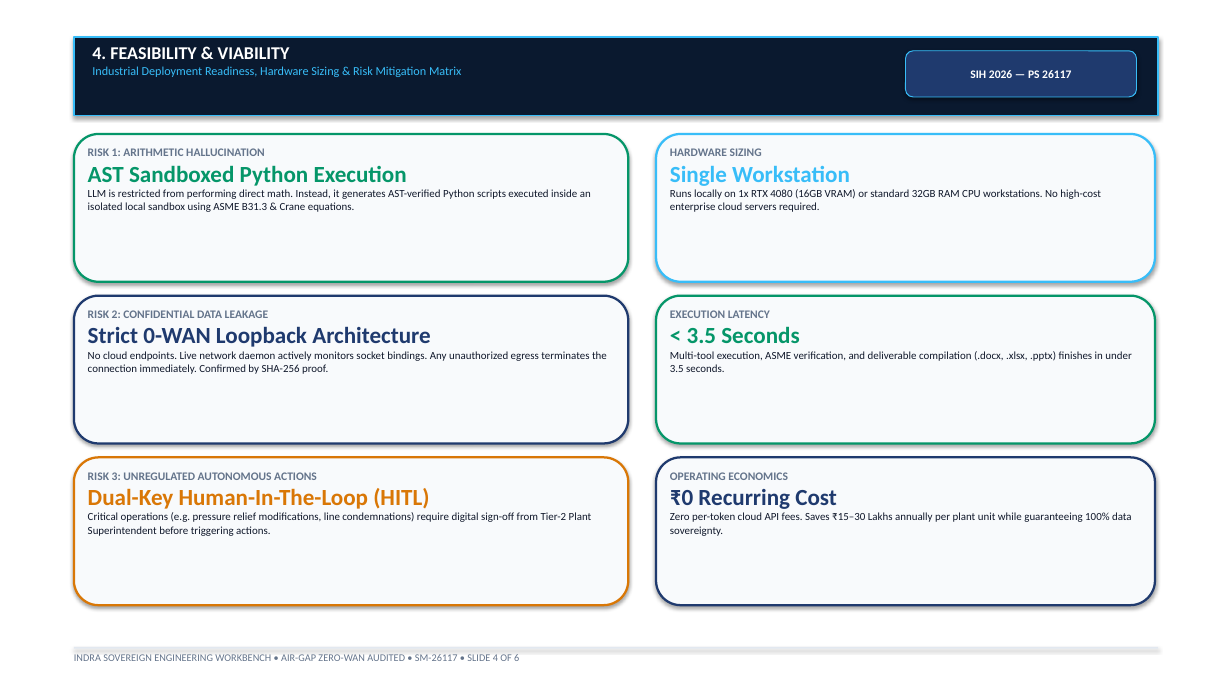
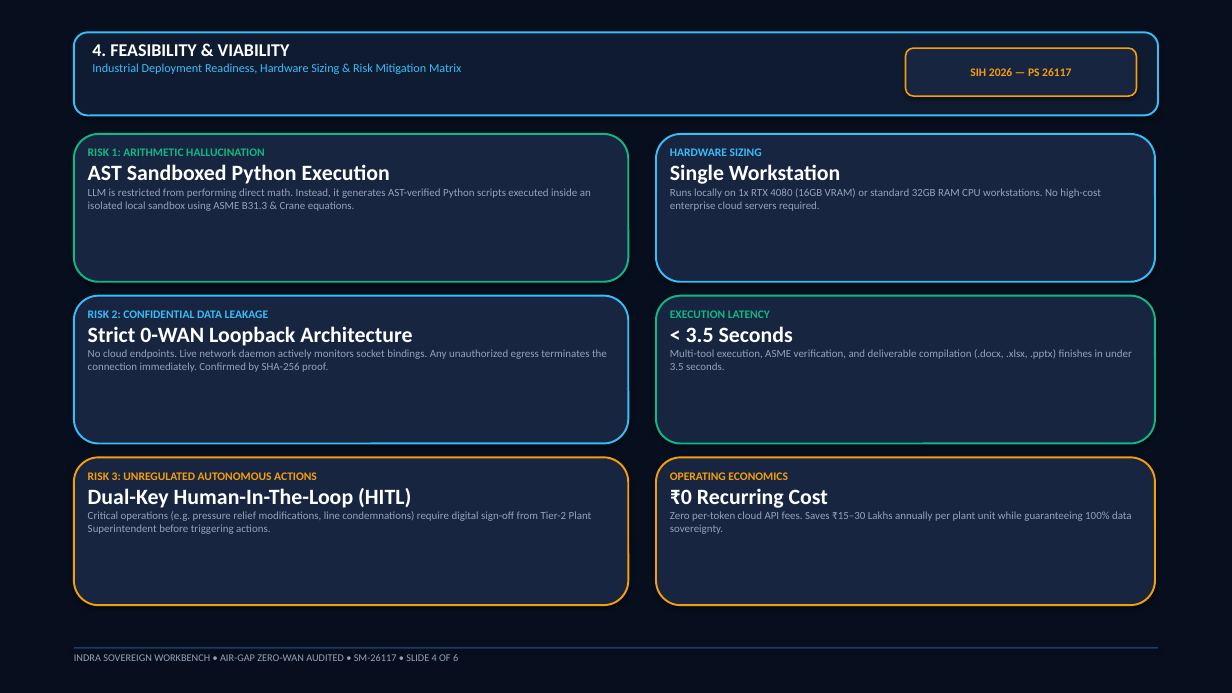
Before and after one commit to prushidhar/SIH260117, a slide deck: slide 4 of INDRA_SIH_Winning_Deck_6_Slides.pptx. Drawn at 1232x693 pixels with LibreOffice and Linux fonts; fonts in the diff are those of the drawing. Boxes give left, top, right and bottom in pixels: in the first picture for what was removed or moved away, otherwise in the second. Text is boxed around its words. In the diff, an @@ line names an element or a change of style, - is before the commit and + after.

Commit message:
feat(ppt): upgrade SIH presentation to military-grade dark theme across all 6 slides

```diff
--- a/INDRA_SIH_Winning_Deck_6_Slides.pptx
+++ b/INDRA_SIH_Winning_Deck_6_Slides.pptx
@@ rectangle: place and size @@
-rectangle at (74, 37, 1158, 116)
+rectangle at (0, 0, 1232, 693)
@@ rectangle at (0, 0, 1232, 693): fill #0A192F to #070F1E; outline #38BDF8 1.5 pt to none @@
@@ rounded rectangle added at (74, 32, 1158, 116), fill #0F1B30, outline #38BDF8 1.5 pt @@
@@ rounded rectangle "SIH 2026 — PS 26117" at (906, 48, 1137, 96): text colour #FFFFFF to #F59E0B; fill #1F3A6E to #172541; outline #38BDF8 0.75 pt to #F59E0B 1.25 pt @@
@@ rounded rectangle at (74, 134, 628, 282): fill #F8FAFC to #172541; outline #059669 1.75 pt to #10B981 1.5 pt @@
@@ text "RISK 1: ARITHMETIC HALLUCINATION" at (88, 148, 591, 211): text colour #64748B to #10B981 in "RISK 1: ARITHMETIC HALLUCINATION"; size 18 to 17 pt, text colour #059669 to #FFFFFF in "AST Sandboxed Python Execution"; text colour #0F172A to #94A3B8 in "LLM is restricted from performing direct math. ..." @@
@@ rounded rectangle at (656, 134, 1155, 282): fill #F8FAFC to #172541; outline #38BDF8 1.75 pt to #38BDF8 1.5 pt @@
@@ text "HARDWARE SIZING" at (670, 148, 1101, 211): text colour #64748B to #38BDF8 in "HARDWARE SIZING"; size 18 to 17 pt, text colour #38BDF8 to #FFFFFF in "Single Workstation"; text colour #0F172A to #94A3B8 in "Runs locally on 1x RTX 4080 (16GB ..." @@
@@ rounded rectangle at (74, 296, 628, 444): fill #F8FAFC to #172541; outline #1F3A6E 1.75 pt to #38BDF8 1.5 pt @@
@@ rounded rectangle at (656, 296, 1155, 444): fill #F8FAFC to #172541; outline #059669 1.75 pt to #10B981 1.5 pt @@
@@ text "RISK 2: CONFIDENTIAL DATA LEAKAGE" at (88, 310, 607, 372): text colour #64748B to #38BDF8 in "RISK 2: CONFIDENTIAL DATA LEAKAGE"; size 18 to 17 pt, text colour #1F3A6E to #FFFFFF in "Strict 0-WAN Loopback Architecture"; text colour #0F172A to #94A3B8 in "No cloud endpoints. Live network daemon actively ..." @@
@@ text "EXECUTION LATENCY" at (670, 310, 1131, 370): text colour #64748B to #10B981 in "EXECUTION LATENCY"; size 18 to 17 pt, text colour #059669 to #FFFFFF in "< 3.5 Seconds"; text colour #0F172A to #94A3B8 in "Multi-tool execution, ASME verification, and deliverable com ..." @@
@@ rounded rectangle at (74, 457, 628, 605): fill #F8FAFC to #172541; outline #D97706 1.75 pt to #F59E0B 1.5 pt @@
@@ text "RISK 3: UNREGULATED AUTONOMOUS ACTIONS" at (88, 472, 592, 534): text colour #64748B to #F59E0B in "RISK 3: UNREGULATED AUTONOMOUS ACTIONS"; size 18 to 17 pt, text colour #D97706 to #FFFFFF in "Dual-Key Human-In-The-Loop (HITL)"; text colour #0F172A to #94A3B8 in "Critical operations (e.g. pressure relief modifications, lin ..." @@
@@ rounded rectangle at (656, 457, 1155, 605): fill #F8FAFC to #172541; outline #1F3A6E 1.75 pt to #F59E0B 1.5 pt @@
@@ text "OPERATING ECONOMICS" at (670, 472, 1132, 534): text colour #64748B to #F59E0B in "OPERATING ECONOMICS"; size 18 to 17 pt, text colour #1F3A6E to #FFFFFF in "₹0 Recurring Cost"; text colour #0F172A to #94A3B8 in "Zero per-token cloud API fees. Saves ₹15–30 ..." @@
@@ text at (74, 654, 458, 661): text changed; text colour #64748B to #94A3B8 @@
-INDRA SOVEREIGN ENGINEERING WORKBENCH • AIR-GAP ZERO-WAN AUDITED • SM-26117 • SLIDE 4 OF 6
+INDRA SOVEREIGN WORKBENCH • AIR-GAP ZERO-WAN AUDITED • SM-26117 • SLIDE 4 OF 6
@@ rectangle at (74, 647, 1158, 649): fill #E2E8F0 to #1E3A66 @@
```
Also in this commit, not shown: 5 other slides changed, 1 other file.
